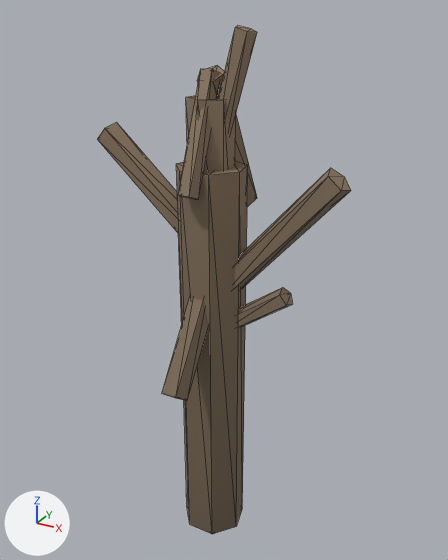
One commit to the glTF model products/village_kit_grimforge_v1/models_glb/tree_dead.glb: the scene before it, then after it.
One viewpoint serves both versions: a 50 mm lens placed at (1.16, -2.01, 2.25), pointed at (0.02, 0.06, 1.21). The axes (+X, +Y, +Z) are drawn at lower left. The lights are the same throughout. The first picture is the older version. Mesh edges are drawn as thin lines. Vertices at exactly the same position are counted once.

Objects in the first picture: 'tree_dead'.
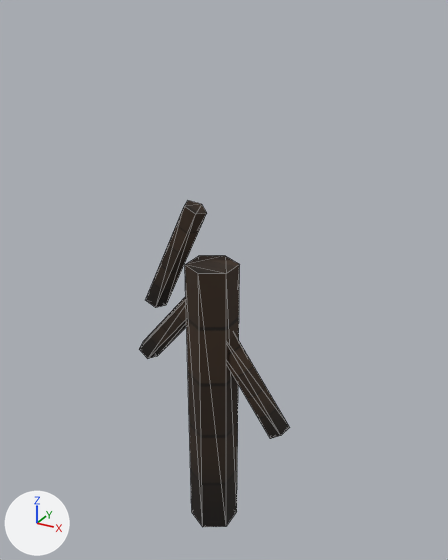
Pixel boxes (x1, y1, x2, y2) of what changed, in the pictures (448 x 560 px; the box of a moved part takes in the faces that stretch with it):
'tree_dead', reshaped, moved, recoloured (40% narrower, 36% shorter)
    before: (97, 26, 351, 534)
    after: (139, 200, 290, 527)
part 1 of me_cylinder_011, added
    after: (185, 256, 240, 527)
part 2 of me_cylinder_011, moved or reshaped
    before: (97, 122, 179, 234)
    after: (139, 296, 187, 359)
part 3 of me_cylinder_011, moved or reshaped
    before: (238, 287, 292, 327)
    after: (228, 333, 290, 439)
part 4 of me_cylinder_011, moved or reshaped
    before: (218, 26, 257, 131)
    after: (146, 200, 207, 308)
part 5 of me_cylinder_011, deleted (brown)
    before: (162, 66, 351, 534)

What the commit changed:
Picture 'atlas_emit' (img_atlas_emit) is new.
Picture 'atlas_color' (img_atlas_color) is new.
Material 'kit_atlas_mat' (mat_kit_atlas_mat) is new.
Uses the picture img_atlas_color.
Uses the picture img_atlas_emit.
me_cylinder_011 is used by ob_tree_dead; location (0.0, 0.0, 0.0).
me_cylinder_011 had 96 vertices, 156 faces and spanned x -0.52..0.54, y -0.34..0.33, z 0.0..2.19.
me_cylinder_011 no longer uses material mat_kit_vcol.
me_cylinder_011 now has 42 vertices, 68 faces and spans x -0.38..0.36, y -0.11..0.11, z -0.65..0.9.
me_cylinder_011 part 1: a new loose piece, a 6-sided cylinder along z spanning x -0.1..0.1, y -0.11..0.11, z -0.65..0.65, in mat_kit_atlas_mat.
me_cylinder_011 part 2: the loose piece of 10 vertices spanning x -0.52..0.04, y -0.04..0.05, z 1.31..1.82 is turned 88 degrees about the y axis through its middle and scaled by 0.773, then moved by (0.06, 0.0, -1.22), in mat_kit_atlas_mat.
me_cylinder_011 part 3: the loose piece of 10 vertices spanning x -0.02..0.35, y -0.03..0.04, z 0.97..1.26 is turned -90 degrees about the y axis through its middle and scaled by 1.25, then moved by (0.02, 0.0, -0.96), in mat_kit_atlas_mat.
me_cylinder_011 part 4: the loose piece of 10 vertices spanning x -0.04..0.17, y -0.03..0.04, z 1.69..2.19 is turned 9 degrees about the y axis through its middle and scaled by 1.01, then moved by (-0.25, 0.0, -1.29), in mat_kit_atlas_mat.
me_cylinder_011 part 5: 6 loose pieces with 66 vertices, spanning x -0.14..0.54, y -0.34..0.33, z 0.0..2.06, are deleted.
me_cylinder_011 gains material mat_kit_atlas_mat.
Object 'tree_dead' (ob_tree_dead) moves from (0.0, 0.0, 0.0) to (0.0, 0.0, 0.65).
